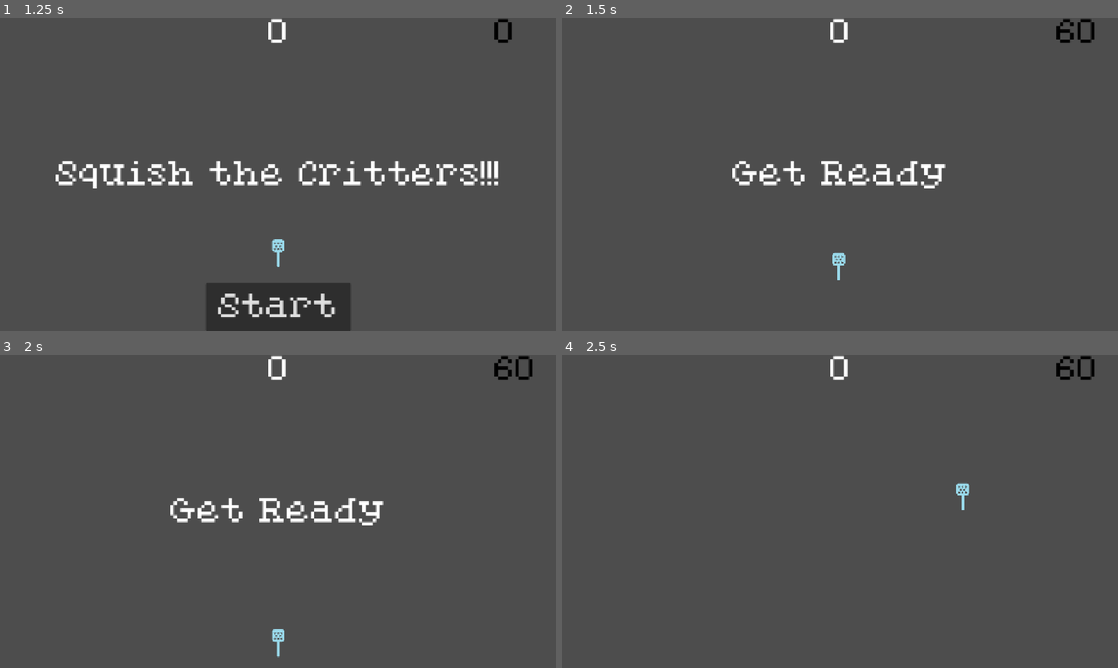
Above: before the commit, frames 1-4 (two rows, left to right).
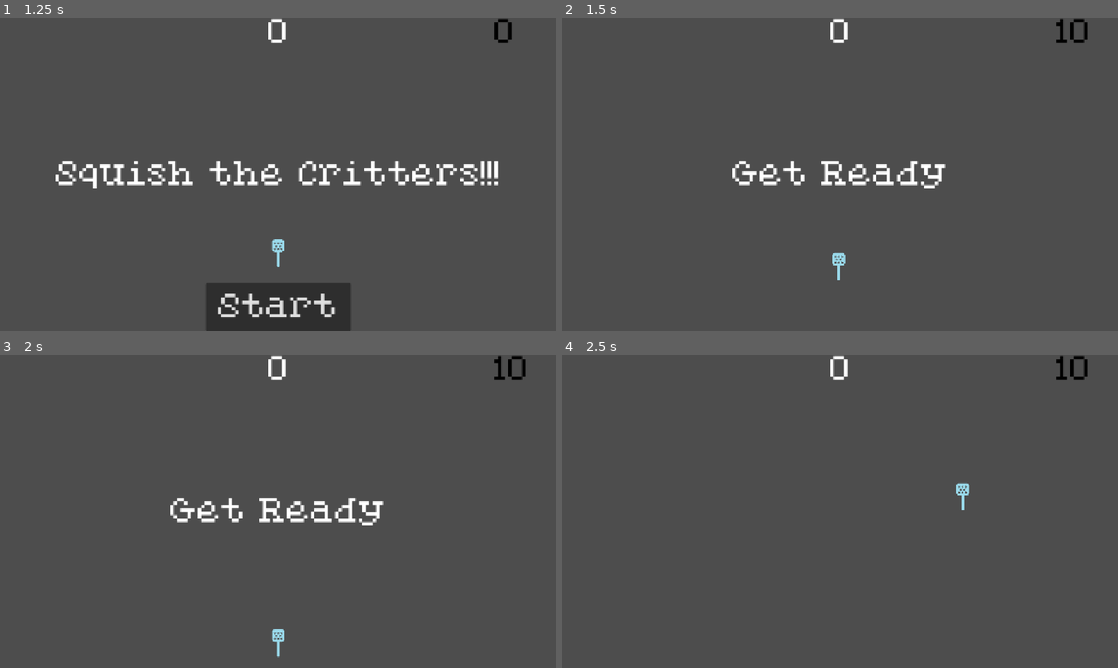
Above: after the commit, the same moments.

Repository: Evenwood/godotgamejame84
Game: Godot game, scene res://gui/title.tscn
The game is run twice, just before and just after one commit, with the same random seed, the same clock (stepped at 60 frames per second) and the same inputs.
Inputs (mouse positions are in pixels of both pictures, inside the frame that each line leads up to):
- Up to frame 1 (1.25 s): click "Start" at 0.5 s
- Up to frame 2 (1.5 s): click "Start" at 1.25 s
- Up to frame 3 (2 s): no input
- Up to frame 4 (2.5 s): tap Enter at 2 s; move the mouse to (962, 495) at 2.02 s; click (962, 495) at 2.1 s

Frame 1 is identical in both runs. In frame 2, 0.3% of the frame differs, in the area x 88-96%, y 0-8%; in frame 3, 0.3%; in frame 4, 0.3%.

Commit message:
The stat screen now progressively shows the stats over the course of several seconds

Diff:
--- a/gamejam84/core.gd
+++ b/gamejam84/core.gd
@@ -1,13 +1,14 @@
 extends Node
 
 
-const TIME_LIMIT = 60
+const TIME_LIMIT = 10
 const MAIN_MESSAGE = "Squish the Critters!!!"
 const TITLE = "CREEPY CRITTER SQUISHER"
 
 const MOB_SPAWN_RATE = 0.5
 const POWER_UP_SPAWN_RATE = 10.0
 const MAX_POWER_UPS = 3
+const STAT_SCREEN_TIME_INTERVAL = 1.0
 
 # Point Values
 const FORWARDER_SQUISH_POINTS = 1
--- a/gamejam84/gui/stats.gd
+++ b/gamejam84/gui/stats.gd
@@ -11,6 +11,10 @@
 @onready var accuracy = $StatPanel/MarginContainer/LabelContainer/AccuracyLabel
 @onready var time = $StatPanel/MarginContainer/LabelContainer/TimeLabel
 
+@onready var continue_button = $StatPanel/MarginContainer/LabelContainer/ButtonContainer/ContinueButton
+@onready var restart_button = $StatPanel/MarginContainer/LabelContainer/ButtonContainer/RestartButton
+@onready var exit_button = $StatPanel/MarginContainer/LabelContainer/ButtonContainer/ExitButton
+
 @onready var forwarder = $CritterPanel/MarginContainer/LabelContainer/ForwarderLabel
 @onready var zigzagger = $CritterPanel/MarginContainer/LabelContainer/ZigzaggerLabel
 @onready var spiraler = $CritterPanel/MarginContainer/LabelContainer/SpiralerLabel
@@ -22,7 +26,10 @@
 @onready var size = $LevelPanel/MarginContainer/LabelContainer/SizeLabel
 @onready var luck = $LevelPanel/MarginContainer/LabelContainer/LuckLabel
 
+@onready var stat_timer = $StatTimer
+
 func _ready() -> void:
+	stat_timer.wait_time = Core.STAT_SCREEN_TIME_INTERVAL
 	forwarder.tooltip_text = "Worth " + str(Core.FORWARDER_SQUISH_POINTS)
 	zigzagger.tooltip_text = "Worth " + str(Core.ZIGZAGGER_SQUISH_POINTS)
 	spiraler.tooltip_text = "Worth " + str(Core.SPIRALER_SQUISH_POINTS)
@@ -61,6 +68,47 @@
 		return percentString
 
 
+func clear_view() -> void:
+	$CritterPanel.hide()
+	$LevelPanel.hide()
+	critters.hide()
+	bonus.hide()
+	powers.hide()
+	swats.hide()
+	succ_swats.hide()
+	accuracy.hide()
+	time.hide()
+	continue_button.hide()
+	restart_button.hide()
+	exit_button.hide()
+
+
+func create_view() -> void:
+	stat_timer.start()
+	critters.show()
+	await stat_timer.timeout
+	$CritterPanel.show()
+	await stat_timer.timeout
+	bonus.show()
+	await stat_timer.timeout
+	powers.show()
+	await stat_timer.timeout
+	swats.show()
+	await stat_timer.timeout
+	succ_swats.show()
+	await stat_timer.timeout
+	accuracy.show()
+	await stat_timer.timeout
+	time.show()
+	await stat_timer.timeout
+	$LevelPanel.show()
+	await stat_timer.timeout
+	continue_button.show()
+	restart_button.show()
+	exit_button.show()
+	stat_timer.stop()
+
+
 func _on_continue_button_pressed() -> void:
 	hide()
 	continue_game.emit()
--- a/gamejam84/gui/stats.tscn
+++ b/gamejam84/gui/stats.tscn
@@ -288,6 +288,9 @@
 horizontal_alignment = 1
 vertical_alignment = 1
 
+[node name="StatTimer" type="Timer" parent="."]
+ignore_time_scale = true
+
 [connection signal="pressed" from="StatPanel/MarginContainer/LabelContainer/ButtonContainer/ContinueButton" to="." method="_on_continue_button_pressed"]
 [connection signal="pressed" from="StatPanel/MarginContainer/LabelContainer/ButtonContainer/RestartButton" to="." method="_on_restart_button_pressed"]
 [connection signal="pressed" from="StatPanel/MarginContainer/LabelContainer/ButtonContainer/ExitButton" to="." method="_on_exit_button_pressed"]
--- a/gamejam84/main.gd
+++ b/gamejam84/main.gd
@@ -163,8 +163,15 @@
 	await get_tree().create_timer(2.0).timeout
 	Engine.time_scale = 0
 	update_score()
+	display_stat_screen()
+
+
+func display_stat_screen() -> void:
 	stats.update_stats()
+	stats.clear_view()
 	stats.show()
+	stats.create_view()
+
 
 func process_continue() -> void:
 	Engine.time_scale = 1
--- a/gamejam84/power_up_spawner.gd
+++ b/gamejam84/power_up_spawner.gd
@@ -43,7 +43,7 @@
 	var group_name = "powerup_" + random_type
 	# Check limits per type
 	var existing_count = get_tree().get_nodes_in_group(group_name).size()
-	if existing_count >= 1:  # Only 1 of each type
+	if existing_count >= (1 + Core.luck_increase):  # Only 1 of each type
 		return
 
 	var current_powerups = get_tree().get_nodes_in_group("powerups")
